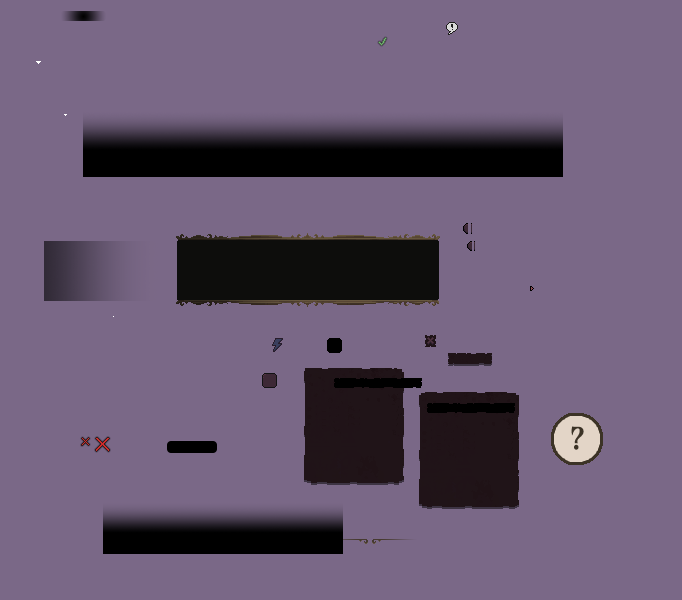
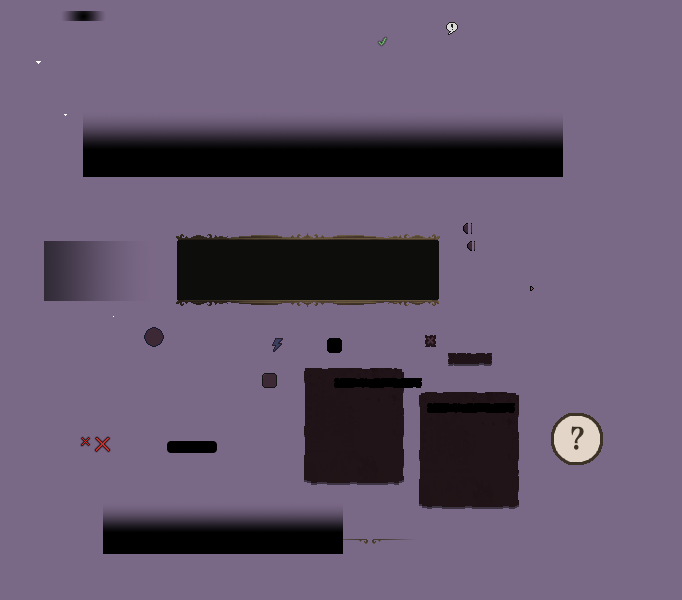
Layered file, before and after one edit (682×600). Changes by layer:
added layer "ItemSlot.png" above "Prompt" over [144, 327, 164, 347]
